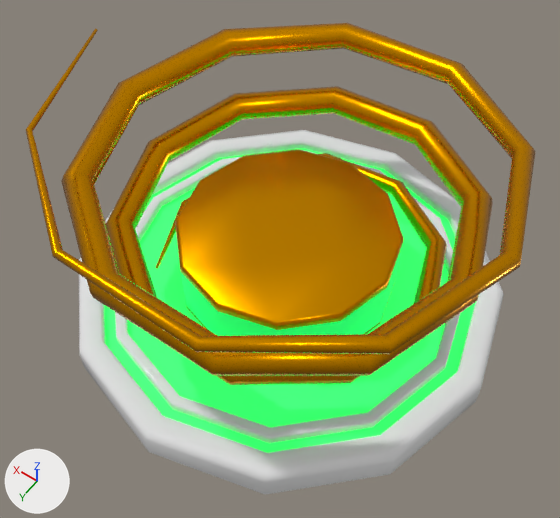
Before and after pictures for a commit that changed the FBX model Assets/Models/ForNode/for_node.fbx.
One viewpoint serves both versions: a 50 mm camera at (-2.68, 3.89, 4.4) aimed at (-0.11, 0.29, -1.27). Every picture has the same lights, and +X, +Y and +Z are marked at lower left. Where no turn or scale is listed for an object, it has been applied to the vertices.

In view in the first picture: 'base', 'battery', 'spiral'.
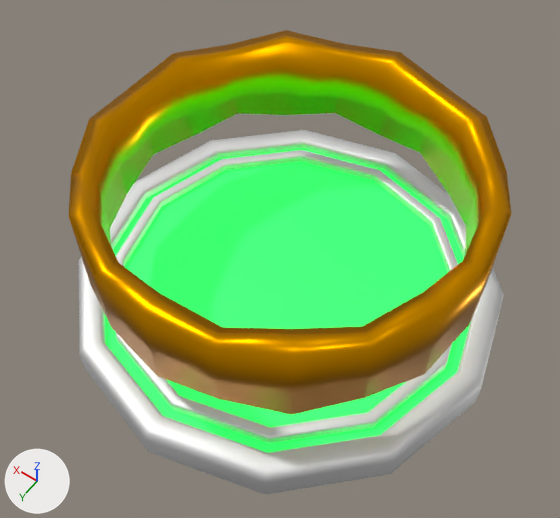
Where the newer file only moved an object's origin or applied its transform, the numbers keep the older frame.

Boxes (x1, y1, x2, y2) around the edits, measured in the pictures (560 x 518 px):
'base', surface changed: (79, 130, 504, 495) in both
'FloatingRing', added: after (68, 30, 511, 415)
'spiral', deleted: before (26, 23, 535, 385)
'battery', deleted (orange): before (175, 149, 404, 336)
    faces in mat_body_001 (orange #e79d00): (175, 149, 404, 334)
    faces in mat_neon_001 (green #20e796): (181, 244, 403, 336)

Patch to the scene script:
```diff
--- a/Assets/Models/ForNode/for_node.fbx.py
+++ b/Assets/Models/ForNode/for_node.fbx.py
@@ mat_body @@
 mat_body.base_color = (0.809, 0.809, 0.809)  # white #e8e8e8
-mat_body.roughness = 0.0
+mat_body.roughness = 0.609
+mat_body.metallic = 1.0
@@ me_cylinder @@
+me_cylinder.from_pydata(...)  # 80 vertices, 80 faces; spans x -1.88..1.88, y -1.88..1.88, z -0.47..0.47
+me_cylinder.materials.append(mat_body_001)  # orange #e79d00
@@ ob_spiral @@
-ob_spiral = bpy.data.objects.new('spiral', me_spiral_002)
-ob_spiral.location = (0.0, 0.0, 0.13)
@@ ob_battery @@
-ob_battery = bpy.data.objects.new('battery', me_circle_002)
-ob_battery.location = (0.0, 0.0, -1.525)
@@ ob_floatingring @@
+ob_floatingring = bpy.data.objects.new('FloatingRing', me_cylinder)
+ob_floatingring.location = (0.0, 0.0, -0.792)
```
